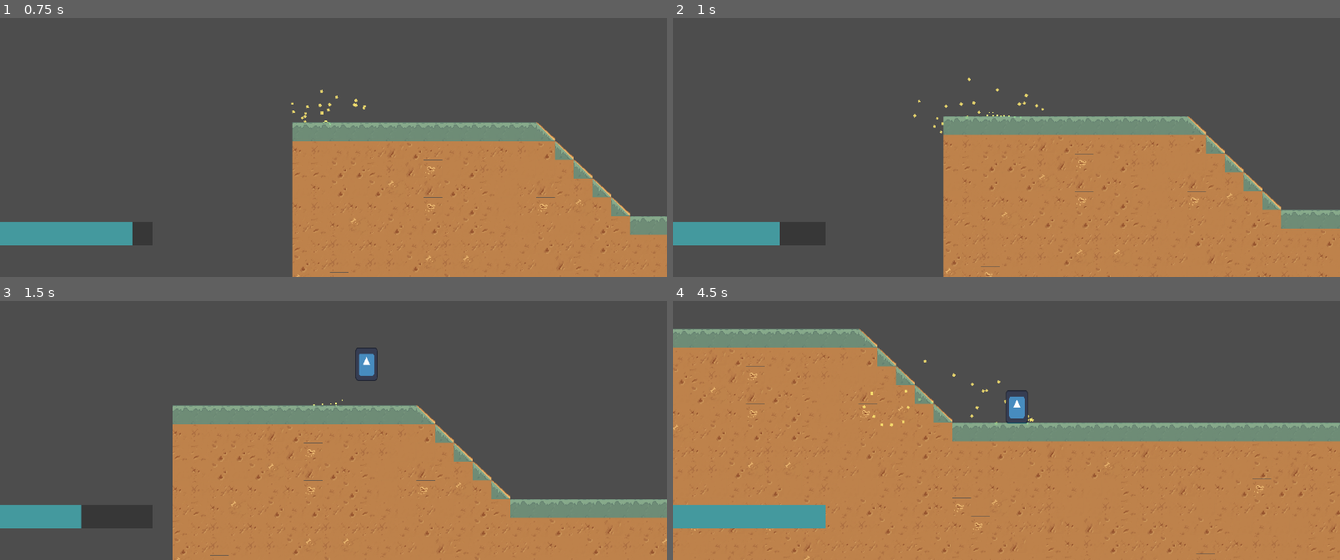
Above: before the commit, frames 1-4 (two rows, left to right).
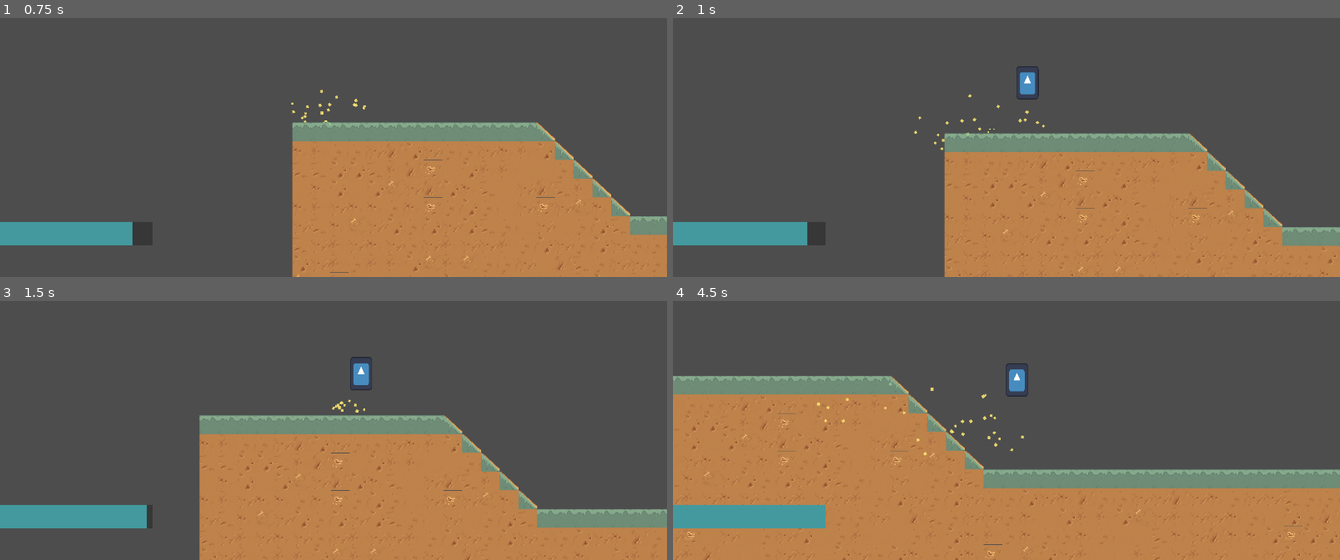
Above: after the commit, the same moments.

Repository: dzfrias/gladiator
Game: Godot game, scene res://scenes/mission.tscn
The game is run twice, just before and just after one commit, with the same random seed, the same clock (stepped at 60 frames per second) and the same inputs. This scene is started directly instead of the project's main scene. The engine's default icon, where the game draws it, is replaced by a stand-in: a white triangle on a blue panel in a dark square. Sound files missing from this copy of the repository are replaced by a short silence.
Inputs (mouse positions are in pixels of both pictures, inside the frame that each line leads up to):
- Up to frame 1 (0.75 s): move the mouse to (480, 69) at 0.52 s; hold D (right) from 0.53 s (still down); hold S (burrow) from 0.53 s (still down)
- Up to frame 2 (1 s): keep holding D (right); keep holding S (burrow); tap Space (jump) at 0.77, 0.8 s
- Up to frame 3 (1.5 s): keep holding D (right); tap Space (jump) at 1.07, 1.35 s; move the mouse to (200, 391) at 1.27 s; release S (burrow) at 1.28 s
- Up to frame 4 (4.5 s): tap Space (jump) at 1.52, 1.82, 2.3, 3.02, 3.32, 3.77, 3.8, 4.07 s; tap S (burrow) at 1.55, 3.05 s; move the mouse to (outside the picture) at 2.02 s; release D (right) at 2.03 s; hold A (left) 2.03-2.78 s; hold S (burrow) 2.03-2.78 s; move the mouse to (973, 448) at 2.77 s; hold D (right) 2.78-4.28 s; tap Shift (fallthrough) at 2.85 s; move the mouse to (1206, 427) at 3.52 s; press the mouse at (1206, 427) at 3.53 s; move the mouse to (806, 316) at 4.27 s; release the mouse at (806, 316) at 4.28 s; hold A (left) from 4.28 s (still down); tap I (interact) at 4.35 s

Frame 1 is identical in both runs. In frame 2, 9.3% of the frame differs, in the area x 16-100%, y 18-100%; in frame 3, 11%; in frame 4, 25%, in the area x 0-100%, y 10-100%.

Commit message:
Improve burrow movement
Allow pressing the burrow button mid-air, which will burrow the player
as soon as they hit the ground. Also allow jumping out of a burrow.

Diff:
--- a/scripts/player/player.gd
+++ b/scripts/player/player.gd
@@ -10,6 +10,7 @@
 var _is_jumping := false
 var _jump_time := 0.0
 var _jump_buffer := 0.0
+var _wants_burrow := false
 @onready var _current_move_speed = movement_settings.move_speed
 @onready var _original_shield_x = $Shield.position.x
 @onready var _original_item_x = $ItemPosition.position.x
@@ -56,7 +57,13 @@
 
 	# Handle continuous (horizontal) movement
 	match _state:
-		State.CONTROL, State.SHIELD:
+		State.CONTROL:
+			_underground_time = maxf(_underground_time - delta * movement_settings.burrow_decrement_factor, 0.0)
+			_apply_horizontal_input(delta)
+			if _wants_burrow and is_on_floor():
+				_burrow()
+				_wants_burrow = false
+		State.SHIELD:
 			_underground_time = maxf(_underground_time - delta * movement_settings.burrow_decrement_factor, 0.0)
 			_apply_horizontal_input(delta)
 		State.UNDERGROUND:
@@ -118,8 +125,13 @@
 				_current_move_speed = movement_settings.shield_move_speed
 
 			# Burrow
-			if event.is_action_pressed("burrow") and is_on_floor():
-				_burrow()
+			if event.is_action_pressed("burrow"):
+				if is_on_floor():
+					_burrow()
+				else:
+					_wants_burrow = true
+			if event.is_action_released("burrow"):
+				_wants_burrow = false
 
 			# Roll
 			if event.is_action_pressed("roll"):
@@ -144,6 +156,9 @@
 		State.UNDERGROUND:
 			if event.is_action_released("burrow"):
 				_unburrow()
+			if event.is_action_pressed("jump"):
+				_unburrow()
+				_jump_buffer = movement_settings.jump_buffer_time
 
 		State.SHIELD:
 			if event.is_action_released("shield"):
